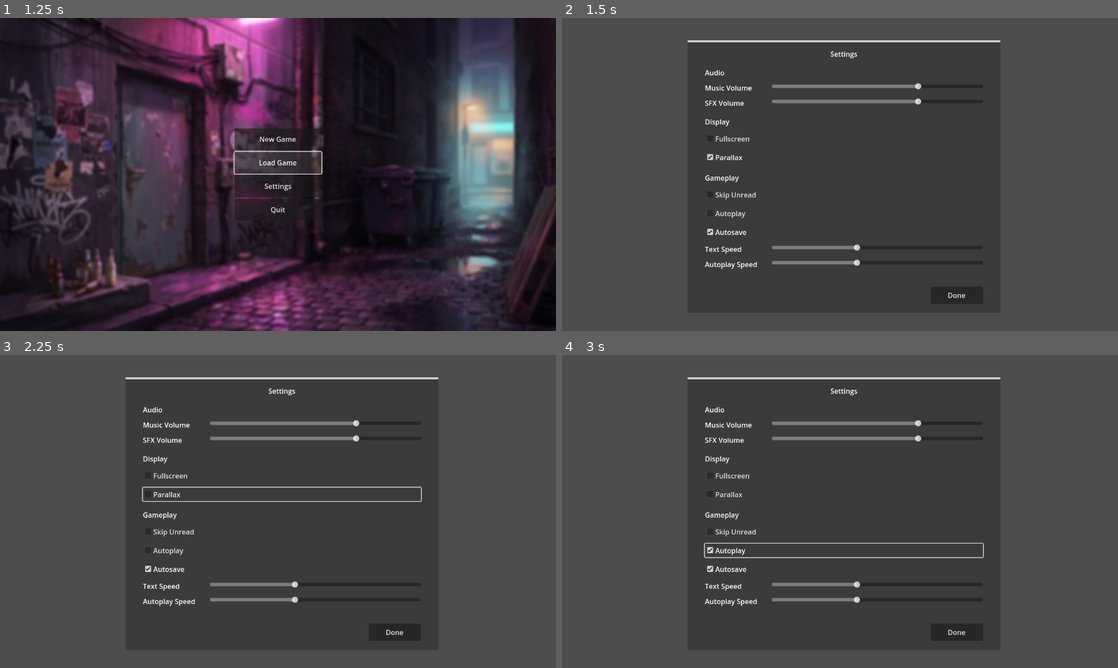
Above: before the commit, frames 1-4 (two rows, left to right).
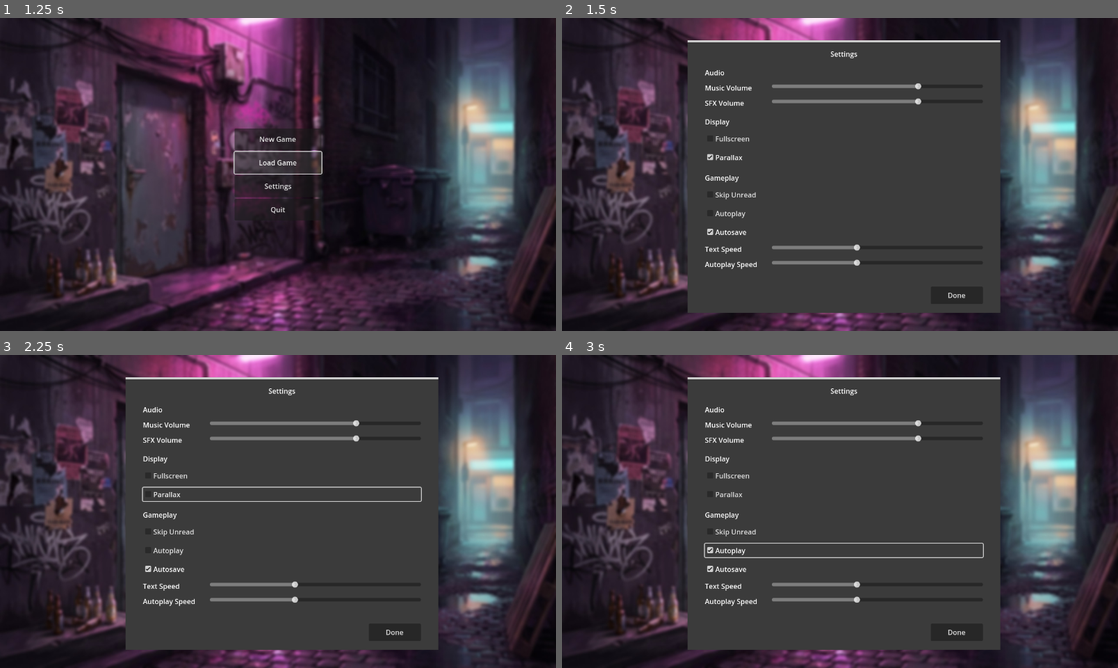
Above: after the commit, the same moments.

Repository: esesemdi/vngine
Game: Godot game, scene res://VNgine/Default/Scenes/Title/TitleScene.tscn
Two runs of this game, one before a commit and one after it. Both use one fixed random seed, a clock stepped at 60 frames per second and the inputs below.
Inputs:
- Up to frame 1 (1.25 s): click "Load Game" at 0.5 s
- Up to frame 2 (1.5 s): click "Settings" at 1.25 s
- Up to frame 3 (2.25 s): click "Parallax" at 2 s
- Up to frame 4 (3 s): click "Autoplay" at 2.75 s

Frame 1 is identical in both runs. In frame 2, 46% of the frame differs, in the area x 0-100%, y 0-100%; in frame 3, 46%; in frame 4, 46%.
Error after the commit: Out of bounds get index '0' (on base: 'Dictionary') (res://VNgine/Source/Autoloads/ShotCaller.gd:24)

Commit message:
Move Settings to UI Layer

Diff:
--- a/VNgine/Default/Scenes/Settings/SettingsScene.tscn
+++ /dev/null
@@ -1,174 +0,0 @@
-[gd_scene load_steps=3 format=3 uid="uid://c58ighls1won7"]
-
-[ext_resource type="Script" uid="uid://bsxm1hih2f8px" path="res://VNgine/Default/Scenes/Settings/SettingsScene.gd" id="1_liyup"]
-
-[sub_resource type="StyleBoxFlat" id="StyleBoxFlat_a8sge"]
-content_margin_left = 40.0
-content_margin_top = 20.0
-content_margin_right = 40.0
-content_margin_bottom = 20.0
-bg_color = Color(0.2303291, 0.23032913, 0.23032907, 1)
-border_width_top = 5
-
-[node name="Settings" type="Node" node_paths=PackedStringArray("main_layer", "component_layer")]
-script = ExtResource("1_liyup")
-main_layer = NodePath("MainLayer")
-component_layer = NodePath("ComponentLayer")
-
-[node name="MainLayer" type="CanvasLayer" parent="."]
-
-[node name="PanelContainer" type="PanelContainer" parent="MainLayer"]
-anchors_preset = 15
-anchor_right = 1.0
-anchor_bottom = 1.0
-offset_left = 289.0
-offset_top = 124.0
-offset_right = -271.0
-offset_bottom = -116.0
-grow_horizontal = 2
-grow_vertical = 2
-theme_override_styles/panel = SubResource("StyleBoxFlat_a8sge")
-
-[node name="VBoxContainer" type="VBoxContainer" parent="MainLayer/PanelContainer"]
-layout_mode = 2
-theme_override_constants/separation = 20
-
-[node name="Title" type="Label" parent="MainLayer/PanelContainer/VBoxContainer"]
-layout_mode = 2
-text = "Settings"
-horizontal_alignment = 1
-
-[node name="AudioSection" type="VBoxContainer" parent="MainLayer/PanelContainer/VBoxContainer"]
-layout_mode = 2
-theme_override_constants/separation = 12
-
-[node name="AudioLabel" type="Label" parent="MainLayer/PanelContainer/VBoxContainer/AudioSection"]
-layout_mode = 2
-text = "Audio"
-
-[node name="MusicVolume" type="HBoxContainer" parent="MainLayer/PanelContainer/VBoxContainer/AudioSection"]
-layout_mode = 2
-
-[node name="Label" type="Label" parent="MainLayer/PanelContainer/VBoxContainer/AudioSection/MusicVolume"]
-custom_minimum_size = Vector2(150, 0)
-layout_mode = 2
-text = "Music Volume"
-
-[node name="MusicVolume" type="HSlider" parent="MainLayer/PanelContainer/VBoxContainer/AudioSection/MusicVolume"]
-unique_name_in_owner = true
-custom_minimum_size = Vector2(200, 0)
-layout_mode = 2
-size_flags_horizontal = 3
-max_value = 1.0
-step = 0.02
-
-[node name="SFXVolume" type="HBoxContainer" parent="MainLayer/PanelContainer/VBoxContainer/AudioSection"]
-layout_mode = 2
-
-[node name="Label" type="Label" parent="MainLayer/PanelContainer/VBoxContainer/AudioSection/SFXVolume"]
-custom_minimum_size = Vector2(150, 0)
-layout_mode = 2
-text = "SFX Volume"
-
-[node name="SFXVolume" type="HSlider" parent="MainLayer/PanelContainer/VBoxContainer/AudioSection/SFXVolume"]
-unique_name_in_owner = true
-custom_minimum_size = Vector2(200, 0)
-layout_mode = 2
-size_flags_horizontal = 3
-max_value = 1.0
-step = 0.02
-
-[node name="DisplaySection" type="VBoxContainer" parent="MainLayer/PanelContainer/VBoxContainer"]
-layout_mode = 2
-theme_override_constants/separation = 12
-
-[node name="DisplayLabel" type="Label" parent="MainLayer/PanelContainer/VBoxContainer/DisplaySection"]
-layout_mode = 2
-text = "Display"
-
-[node name="Fullscreen" type="CheckBox" parent="MainLayer/PanelContainer/VBoxContainer/DisplaySection"]
-unique_name_in_owner = true
-layout_mode = 2
-text = "Fullscreen"
-
-[node name="Parallax" type="CheckBox" parent="MainLayer/PanelContainer/VBoxContainer/DisplaySection"]
-unique_name_in_owner = true
-layout_mode = 2
-text = "Parallax"
-
-[node name="GameplaySection" type="VBoxContainer" parent="MainLayer/PanelContainer/VBoxContainer"]
-layout_mode = 2
-theme_override_constants/separation = 12
-
-[node name="GameplayLabel" type="Label" parent="MainLayer/PanelContainer/VBoxContainer/GameplaySection"]
-layout_mode = 2
-text = "Gameplay"
-
-[node name="SkipUnread" type="CheckBox" parent="MainLayer/PanelContainer/VBoxContainer/GameplaySection"]
-unique_name_in_owner = true
-layout_mode = 2
-text = "Skip Unread"
-
-[node name="Autoplay" type="CheckBox" parent="MainLayer/PanelContainer/VBoxContainer/GameplaySection"]
-unique_name_in_owner = true
-layout_mode = 2
-text = "Autoplay"
-
-[node name="Autosave" type="CheckBox" parent="MainLayer/PanelContainer/VBoxContainer/GameplaySection"]
-unique_name_in_owner = true
-layout_mode = 2
-text = "Autosave"
-
-[node name="TextSpeedMult" type="HBoxContainer" parent="MainLayer/PanelContainer/VBoxContainer/GameplaySection"]
-layout_mode = 2
-
-[node name="Label" type="Label" parent="MainLayer/PanelContainer/VBoxContainer/GameplaySection/TextSpeedMult"]
-custom_minimum_size = Vector2(150, 0)
-layout_mode = 2
-text = "Text Speed"
-
-[node name="TextSpeedMult" type="HSlider" parent="MainLayer/PanelContainer/VBoxContainer/GameplaySection/TextSpeedMult"]
-unique_name_in_owner = true
-custom_minimum_size = Vector2(200, 0)
-layout_mode = 2
-size_flags_horizontal = 3
-min_value = 1.0
-max_value = 3.0
-step = 0.4
-value = 1.0
-
-[node name="AutoSpeedMult" type="HBoxContainer" parent="MainLayer/PanelContainer/VBoxContainer/GameplaySection"]
-layout_mode = 2
-
-[node name="Label" type="Label" parent="MainLayer/PanelContainer/VBoxContainer/GameplaySection/AutoSpeedMult"]
-custom_minimum_size = Vector2(150, 0)
-layout_mode = 2
-text = "Autoplay Speed"
-
-[node name="AutoSpeedMult" type="HSlider" parent="MainLayer/PanelContainer/VBoxContainer/GameplaySection/AutoSpeedMult"]
-unique_name_in_owner = true
-custom_minimum_size = Vector2(200, 0)
-layout_mode = 2
-size_flags_horizontal = 3
-min_value = 1.0
-max_value = 3.0
-step = 0.4
-value = 1.0
-
-[node name="Spacer" type="Control" parent="MainLayer/PanelContainer/VBoxContainer"]
-layout_mode = 2
-size_flags_vertical = 3
-
-[node name="ButtonContainer" type="HBoxContainer" parent="MainLayer/PanelContainer/VBoxContainer"]
-layout_mode = 2
-theme_override_constants/separation = 20
-alignment = 2
-
-[node name="Done" type="Button" parent="MainLayer/PanelContainer/VBoxContainer/ButtonContainer"]
-unique_name_in_owner = true
-custom_minimum_size = Vector2(120, 40)
-layout_mode = 2
-text = "Done"
-
-[node name="ComponentLayer" type="CanvasLayer" parent="."]
-layer = 10
--- a/VNgine/Default/Scenes/Title/TitleScene.gd
+++ b/VNgine/Default/Scenes/Title/TitleScene.gd
@@ -2,68 +2,63 @@
 extends Node
 
 @export var main_layer: CanvasLayer
-@export var component_layer: CanvasLayer
+@export var ui_layer: CanvasLayer
 
 signal scene_requested(new: Def.Scenes)
-signal quit_requested
-
 signal sfx_requested(path: String)
 
-var _components: Dictionary = {}
+@onready var _ui: Dictionary = {
+	"pause": %PauseTitle,
+	"settings": %Settings
+}
 
 func _ready() -> void:
-	InputMan.pause_toggled.connect(_on_pause_toggled)
-	_check_components()
-	_connect_buttons(self)
-	hide_all_components()
+	_connect_scene_signals()
+	_connect_ui_signals()
+	hide_all_ui()
 
-#region PUBLIC
-func toggle_component(component_name: String) -> void:
-	if _components.has(component_name):
-		_components[component_name].visible = not _components[component_name].visible
+func toggle_ui(ui_name: String) -> void:
+	if _ui.has(ui_name):
+		_ui[ui_name].visible = not _ui[ui_name].visible
 
-func hide_all_components() -> void:
-	for component in _components.values():
-		component.visible = false
-#endregion
+func hide_all_ui() -> void:
+	for ui in _ui.values():
+		ui.visible = false
 
-#region PRIVATE
-func _check_components() -> void:
-	for component in component_layer.get_children():
-		_components[component.name.to_lower()] = component
+func _connect_scene_signals() -> void:
+	%NewGameBt.pressed.connect(_on_new_game_pressed)
+	%LoadGameBt.pressed.connect(_on_load_game_pressed)
+	%SettingsBt.pressed.connect(_on_settings_pressed)
+	%QuitBt.pressed.connect(_on_quit_pressed)
 
-func _connect_buttons(node: Node) -> void:
-	for child in node.get_children():
-		if child is BaseButton:
-			var method_name: String = "_on_%s_pressed" % child.name.to_snake_case()
-			if has_method(method_name):
-				child.pressed.connect(Callable(self, method_name))
-			else:
-				push_error("No method %s defined for this button" % method_name)
+func _connect_ui_signals() -> void:
+	InputMan.cancel_pressed.connect(_on_cancel_pressed)
+	%PauseTitle.return_requested.connect(_on_return_requested)
+	%PauseTitle.sfx_requested.connect(_on_sfx_requested)
+	%Settings.return_requested.connect(_on_return_requested)
+	%Settings.sfx_requested.connect(_on_sfx_requested)
 
-		if child.get_child_count() > 0:
-			_connect_buttons(child)
-
-## SIGNALS
 func _on_new_game_pressed() -> void:
 	sfx_requested.emit(Def.Paths.SFX_SELECT)
-#	scene_requested.emit(Def.Scenes.STORY)
+	# CHANGE
+	scene_requested.emit(Def.Scenes.NONE)
 func _on_load_game_pressed() -> void:
 	sfx_requested.emit(Def.Paths.SFX_SELECT)
-#	scene_requested.emit(Def.Scenes.LOAD)
+	# CHANGE
+	scene_requested.emit(Def.Scenes.NONE)
 func _on_settings_pressed() -> void:
 	sfx_requested.emit(Def.Paths.SFX_SELECT)
-	scene_requested.emit(Def.Scenes.SETTINGS)
+	toggle_ui("settings")
 func _on_quit_pressed() -> void:
 	sfx_requested.emit(Def.Paths.SFX_SELECT)
-	quit_requested.emit()
-func _on_yes_pressed() -> void:
-	sfx_requested.emit(Def.Paths.SFX_SELECT)
-	quit_requested.emit()
-func _on_no_pressed() -> void:
-	sfx_requested.emit(Def.Paths.SFX_SELECT)
-	toggle_component("pause")
+	get_tree().quit()
 
-func _on_pause_toggled() -> void:
-	toggle_component("pause")
-#endregion
+func _on_return_requested() -> void:
+	hide_all_ui()
+func _on_cancel_pressed() -> void:
+	if not _ui["pause"].visible and not _ui["settings"].visible:
+		toggle_ui("pause")
+	else:
+		hide_all_ui()
+func _on_sfx_requested(sfx_name: StringName):
+	sfx_requested.emit(sfx_name)
--- a/VNgine/Default/Scenes/Title/TitleScene.tscn
+++ b/VNgine/Default/Scenes/Title/TitleScene.tscn
@@ -1,13 +1,14 @@
-[gd_scene load_steps=4 format=3 uid="uid://clburetvars5a"]
+[gd_scene load_steps=6 format=3 uid="uid://clburetvars5a"]
 
 [ext_resource type="Script" uid="uid://ckgwuiynvjmr0" path="res://VNgine/Default/Scenes/Title/TitleScene.gd" id="1_2cvya"]
 [ext_resource type="Texture2D" uid="uid://42f0uiaare14" path="res://VNgine/Default/Images/Backgrounds/Image.jpg" id="2_2cvya"]
 [ext_resource type="PackedScene" uid="uid://dgswhyx2n81ia" path="res://VNgine/Default/Scenes/_components/Pause/Pause_title.tscn" id="3_4xsy8"]
+[ext_resource type="Script" uid="uid://c1taow1n5g7r2" path="res://VNgine/Default/Scenes/_components/Pause/Pause_title.gd" id="4_4xsy8"]
+[ext_resource type="PackedScene" uid="uid://c58ighls1won7" path="res://VNgine/Default/Scenes/_components/Settings/Settings.tscn" id="4_r0fjy"]
 
-[node name="TitleScene" type="Node" node_paths=PackedStringArray("main_layer", "component_layer")]
+[node name="TitleScene" type="Node" node_paths=PackedStringArray("main_layer")]
 script = ExtResource("1_2cvya")
 main_layer = NodePath("MainLayer")
-component_layer = NodePath("ComponentLayer")
 
 [node name="MainLayer" type="CanvasLayer" parent="."]
 
@@ -32,28 +33,36 @@
 grow_horizontal = 2
 grow_vertical = 2
 
-[node name="NewGame" type="Button" parent="MainLayer/Buttons"]
+[node name="NewGameBt" type="Button" parent="MainLayer/Buttons"]
+unique_name_in_owner = true
 custom_minimum_size = Vector2(200, 50)
 layout_mode = 2
 text = "New Game"
 
-[node name="LoadGame" type="Button" parent="MainLayer/Buttons"]
+[node name="LoadGameBt" type="Button" parent="MainLayer/Buttons"]
+unique_name_in_owner = true
 custom_minimum_size = Vector2(200, 50)
 layout_mode = 2
 text = "Load Game"
 
-[node name="Settings" type="Button" parent="MainLayer/Buttons"]
+[node name="SettingsBt" type="Button" parent="MainLayer/Buttons"]
+unique_name_in_owner = true
 custom_minimum_size = Vector2(200, 50)
 layout_mode = 2
 text = "Settings"
 
-[node name="Quit" type="Button" parent="MainLayer/Buttons"]
+[node name="QuitBt" type="Button" parent="MainLayer/Buttons"]
+unique_name_in_owner = true
 custom_minimum_size = Vector2(200, 50)
 layout_mode = 2
 text = "Quit"
 
-[node name="ComponentLayer" type="CanvasLayer" parent="."]
+[node name="UILayer" type="CanvasLayer" parent="."]
 layer = 10
 
-[node name="Pause" parent="ComponentLayer" instance=ExtResource("3_4xsy8")]
+[node name="PauseTitle" parent="UILayer" instance=ExtResource("3_4xsy8")]
 unique_name_in_owner = true
+script = ExtResource("4_4xsy8")
+
+[node name="Settings" parent="UILayer" instance=ExtResource("4_r0fjy")]
+unique_name_in_owner = true
--- /dev/null
+++ b/VNgine/Default/Scenes/_components/Pause/Pause_title.gd
@@ -0,0 +1,16 @@
+extends Control
+
+signal return_requested
+signal sfx_requested(sfx_name: StringName)
+
+func _ready() -> void:
+	%YesBt.pressed.connect(_on_yes_pressed)
+	%NoBt.pressed.connect(_on_no_pressed)
+
+func _on_yes_pressed() -> void:
+	sfx_requested.emit(Def.Paths.SFX_SELECT)
+	get_tree().quit()
+
+func _on_no_pressed() -> void:
+	sfx_requested.emit(Def.Paths.SFX_SELECT)
+	return_requested.emit()
--- a/VNgine/Default/Scenes/_components/Pause/Pause_title.tscn
+++ b/VNgine/Default/Scenes/_components/Pause/Pause_title.tscn
@@ -6,7 +6,7 @@
 [sub_resource type="LabelSettings" id="LabelSettings_be8gl"]
 font_size = 24
 
-[node name="Pause" type="Control"]
+[node name="PauseTitle" type="Control"]
 layout_mode = 3
 anchors_preset = 15
 anchor_right = 1.0
@@ -44,7 +44,8 @@
 label_settings = SubResource("LabelSettings_be8gl")
 horizontal_alignment = 1
 
-[node name="Yes" type="Button" parent="."]
+[node name="YesBt" type="Button" parent="."]
+unique_name_in_owner = true
 custom_minimum_size = Vector2(200, 50)
 layout_mode = 1
 anchors_preset = -1
@@ -61,7 +62,8 @@
 text = "Yes
 "
 
-[node name="No" type="Button" parent="."]
+[node name="NoBt" type="Button" parent="."]
+unique_name_in_owner = true
 custom_minimum_size = Vector2(200, 50)
 layout_mode = 1
 anchors_preset = -1
--- a/VNgine/Default/Scenes/Settings/SettingsScene.gd
+++ b/VNgine/Default/Scenes/_components/Settings/Settings.gd
@@ -1,8 +1,5 @@
 class_name Settings
-extends Node
-
-@export var main_layer: CanvasLayer
-@export var component_layer: CanvasLayer
+extends Control
 
 @onready var music_volume: HSlider = %MusicVolume
 @onready var sfx_volume: HSlider = %SFXVolume
@@ -19,15 +16,10 @@
 
 @onready var done: Button = %Done
 
-# To ShotCaller.gd
-signal goback_requested
-
-# To ConfigMan.gd
 signal value_changed(setting: String, value: Variant)
 signal setting_toggled(setting: String)
-
-# To MediaMan.gd
 signal sfx_requested(path: StringName)
+signal return_requested
 
 func _ready() -> void:
 	_connect_controls()
@@ -54,5 +46,5 @@
 	setting_toggled.emit(setting, value)
 func _on_done_pressed() -> void:
 	sfx_requested.emit(Def.Paths.SFX_SELECT)
-	goback_requested.emit()
+	return_requested.emit()
 #endregion
--- a/VNgine/Default/Scenes/_components/Settings/Settings.tscn
+++ b/VNgine/Default/Scenes/_components/Settings/Settings.tscn
@@ -1,8 +1,8 @@
-[gd_scene load_steps=3 format=3 uid="uid://b5a2p1xfqyuj5"]
+[gd_scene load_steps=3 format=3 uid="uid://c58ighls1won7"]
 
-[ext_resource type="Script" uid="uid://bsxm1hih2f8px" path="res://VNgine/Default/Scenes/Settings/SettingsScene.gd" id="1_kap46"]
+[ext_resource type="Script" uid="uid://bsxm1hih2f8px" path="res://VNgine/Default/Scenes/_components/Settings/Settings.gd" id="1_fwgeg"]
 
-[sub_resource type="StyleBoxFlat" id="StyleBoxFlat_uldtt"]
+[sub_resource type="StyleBoxFlat" id="StyleBoxFlat_a8sge"]
 content_margin_left = 40.0
 content_margin_top = 20.0
 content_margin_right = 40.0
@@ -17,7 +17,7 @@
 anchor_bottom = 1.0
 grow_horizontal = 2
 grow_vertical = 2
-script = ExtResource("1_kap46")
+script = ExtResource("1_fwgeg")
 
 [node name="PanelContainer" type="PanelContainer" parent="."]
 layout_mode = 1
@@ -25,12 +25,12 @@
 anchor_right = 1.0
 anchor_bottom = 1.0
 offset_left = 289.0
-offset_top = 124.0
+offset_top = 50.5
 offset_right = -271.0
-offset_bottom = -116.0
+offset_bottom = -42.5
 grow_horizontal = 2
 grow_vertical = 2
-theme_override_styles/panel = SubResource("StyleBoxFlat_uldtt")
+theme_override_styles/panel = SubResource("StyleBoxFlat_a8sge")
 
 [node name="VBoxContainer" type="VBoxContainer" parent="PanelContainer"]
 layout_mode = 2
--- a/VNgine/Source/Autoloads/InputMan.gd
+++ b/VNgine/Source/Autoloads/InputMan.gd
@@ -1,9 +1,9 @@
 extends Node
 
-signal return_requested
-signal pause_toggled
-signal backlog_toggled
-signal skip_toggled
+signal cancel_pressed
+signal log_pressed
+signal skip_pressed
+
 signal setting_toggled(setting: String)
 signal intro_skip_requested
 
@@ -15,28 +15,24 @@
 		return
 	if event.is_pressed() and not event.is_echo():
 		intro_skip_requested.emit()
-
 	if event.is_action_pressed("fullscreen"):
 		setting_toggled.emit("fullscreen")
 
-
 func _unhandled_input(event: InputEvent) -> void:
 	if event.is_action_pressed("ui_cancel"):
-		if ShotCaller.current_scene == Def.Scenes.SETTINGS or \
-		ShotCaller.current_scene == Def.Scenes.GALLERY or \
-		ShotCaller.current_scene == Def.Scenes.LOAD or \
-		ShotCaller.current_scene == Def.Scenes.SAVE:
-			return_requested.emit()
-		else:
-			pause_toggled.emit()
+		cancel_pressed.emit()
 
-	elif event.is_action_pressed("story_log"):
-		if ShotCaller.current_scene == Def.Scenes.STORY:
-			backlog_toggled.emit()
+	elif event.is_action_pressed("story_log") and ShotCaller.current_scene == Def.Scenes.STORY:
+		log_pressed.emit()
 
-	elif event.is_action_pressed("story_skip"):
-		if ShotCaller.current_scene == Def.Scenes.STORY:
-			skip_toggled.emit()
+	elif event.is_action_pressed("story_skip") and ShotCaller.current_scene == Def.Scenes.STORY:
+		skip_pressed.emit()
 
-func _on_input_lock_toggled() -> void:
-	input_locked = not input_locked
+func lock_input() -> void:
+	input_locked = true
+
+func unlock_input() -> void:
+	input_locked = false
+
+func is_locked() -> bool:
+	return input_locked
--- a/VNgine/Source/Autoloads/ShotCaller.gd
+++ b/VNgine/Source/Autoloads/ShotCaller.gd
@@ -36,24 +36,14 @@
 
 func _preload_scenes() -> void:
 	_scenes[Def.Scenes.TITLE] = preload("res://VNgine/Default/Scenes/Title/TitleScene.tscn")
-	_scenes[Def.Scenes.SETTINGS] = preload("res://VNgine/Default/Scenes/Settings/SettingsScene.tscn")
 	#_scenes[Def.Scenes.GALLERY] = preload("res://VNgine/Default/Scenes/Gallery/scn_gallery.tscn")
-	#_scenes[Def.Scenes.LOAD] = preload("res://VNgine/Default/Scenes/Load/scn_load.tscn")
-	#_scenes[Def.Scenes.SAVE] = preload("res://VNgine/Default/Scenes/Save/scn_save.tscn")
 	#_scenes[Def.Scenes.STORY] = preload("res://VNgine/Default/Scenes/Story/scn_story.tscn")
 
 func _connect_scene_signals(node: Node) -> void:
 	if node is Title:
 		node.scene_requested.connect(_on_scene_requested)
-		node.quit_requested.connect(_on_quit_requested)
-	elif node is Settings:
-		node.goback_requested.connect(_on_goback_requested)
 
 ## SIGNALS
 func _on_scene_requested(scene: Def.Scenes) -> void:
 	change_scene(scene)
-func _on_quit_requested() -> void:
-	get_tree().quit()
-func _on_goback_requested() -> void:
-	change_scene(previous_scene)
 #endregion
--- a/VNgine/Source/Autoloads/TransMan.gd
+++ /dev/null
@@ -1,72 +0,0 @@
-extends Node
-
-# Simple transition singleton
-# Add to Project > Project Settings > Autoload as "Tran"
-
-var _overlay: ColorRect
-var _tween: Tween
-
-func _ready() -> void:
-	# Create fullscreen overlay for scene transitions
-	_overlay = ColorRect.new()
-	_overlay.color = Color.BLACK
-	_overlay.color.a = 0.0
-	_overlay.mouse_filter = Control.MOUSE_FILTER_IGNORE
-	_overlay.set_anchors_preset(Control.PRESET_FULL_RECT)
-	_overlay.z_index = 256
-	add_child(_overlay)
-
-# Fade a Node2D or Control in/out
-# Auto-detects visibility and chooses appropriate transition
-func node(target: CanvasItem, type: String = "auto", duration: float = 0.3) -> void:
-	if _tween:
-		_tween.kill()
-	_tween = create_tween()
-
-	# Auto-detect based on visibility
-	if type == "auto":
-		type = "fade_out" if target.visible else "fade_in"
-
-	var start_alpha: float
-	var end_alpha: float
-
-	if type == "fade_in":
-		start_alpha = 0.0
-		end_alpha = 1.0
-		target.visible = true
-		target.modulate.a = start_alpha
-		_tween.tween_property(target, "modulate:a", end_alpha, duration)
-	else: # fade_out
-		start_alpha = 1.0
-		end_alpha = 0.0
-		target.modulate.a = start_alpha
-		_tween.tween_property(target, "modulate:a", end_alpha, duration)
-		_tween.tween_callback(func(): target.visible = false)
-
-# Fade scene to/from black
-func scene(type: String = "fade_in", duration: float = 0.3) -> void:
-	if _tween:
-		_tween.kill()
-	_tween = create_tween()
-
-	var start_alpha: float
-	var end_alpha: float
-
-	if type == "fade_in": # Scene fading IN means overlay fading OUT
-		start_alpha = 1.0
-		end_alpha = 0.0
-	else: # fade_out - Scene fading OUT means overlay fading IN
-		start_alpha = 0.0
-		end_alpha = 1.0
-
-	_overlay.color.a = start_alpha
-	_tween.tween_property(_overlay, "color:a", end_alpha, duration)
-
-# Await-friendly versions
-func node_async(target: CanvasItem, type: String = "auto", duration: float = 0.3) -> void:
-	node(target, type, duration)
-	await _tween.finished
-
-func scene_async(type: String = "fade_in", duration: float = 0.3) -> void:
-	scene(type, duration)
-	await _tween.finished
